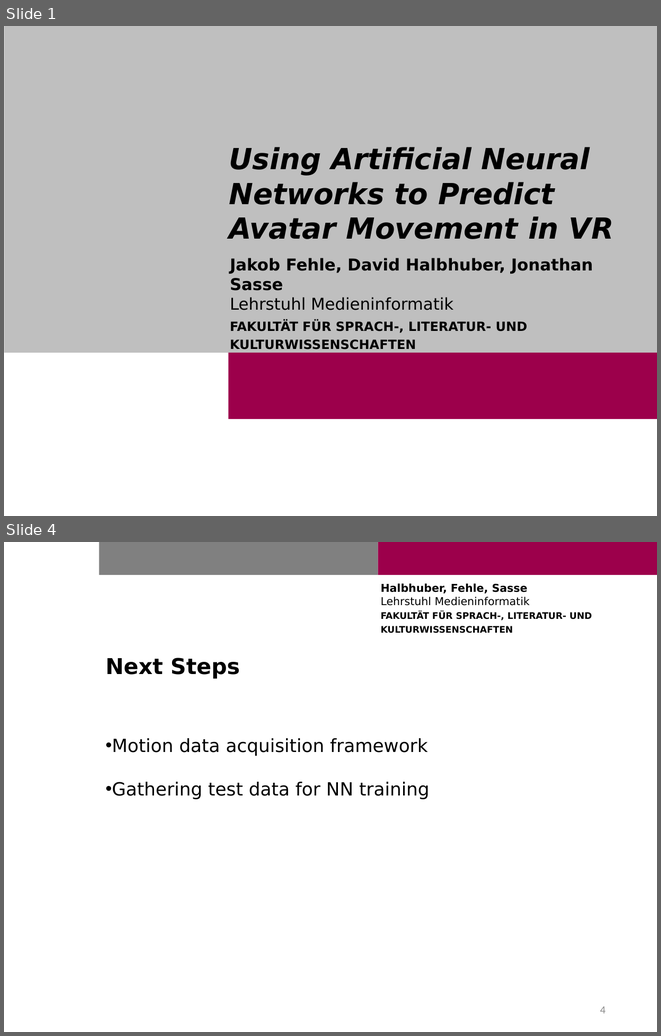
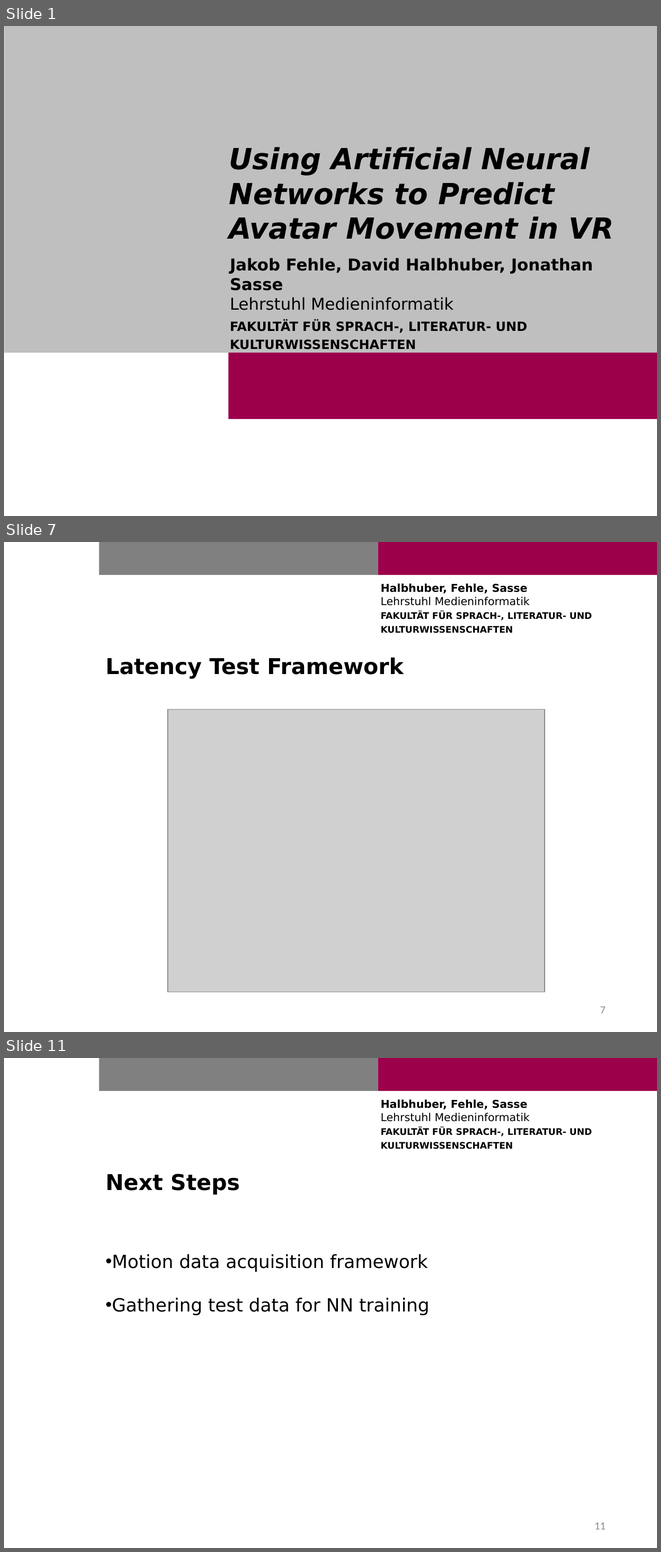
Before and after one commit to Cele3x/practical-seminar, a slide deck: 02-status-reports/20190606/fehle_halbhuber_sasse_predict_vr_movement.pptx. Shown one above the other, each under a label of ours: slides 1 and 4 before the commit, slides 1, 7 and 11 after it; the slides between them are not shown. The pictures are 661x1036 and 661x1552 pixels, drawn with LibreOffice and Linux fonts; fonts in the diff are those of the drawing; grey boxes stand for pictures; background and template pictures are left out. Boxes give left, top, right and bottom in pixels: in the first picture for what was removed or moved away, otherwise in the second. Text is boxed around its words. In the diff, an @@ line names an element or a change of style, - is before the commit and + after.

Commit message:
add images to presentation

```diff
--- a/02-status-reports/20190606/fehle_halbhuber_sasse_predict_vr_movement.pptx
+++ b/02-status-reports/20190606/fehle_halbhuber_sasse_predict_vr_movement.pptx
@@ slide 7 added at [4,542,657,1032], background #FFFFFF; not listed: 3 template elements that a slide beside it also shows @@
@@ title added at [106,657,404,679], 24 pt, text #000000, bold @@
+Latency Test Framework
@@ picture added at [168,709,545,992] @@
@@ page number added at [600,1006,606,1013], 12 pt, text #8C8C8C @@
+7
@@ what was slide 4 is now slide 11 @@
@@ page number at [594,1522,606,1529]: text changed @@
-4
+11
```
Also in this commit, not shown: 2 slides changed, 6 other slides added, 10 other files.
